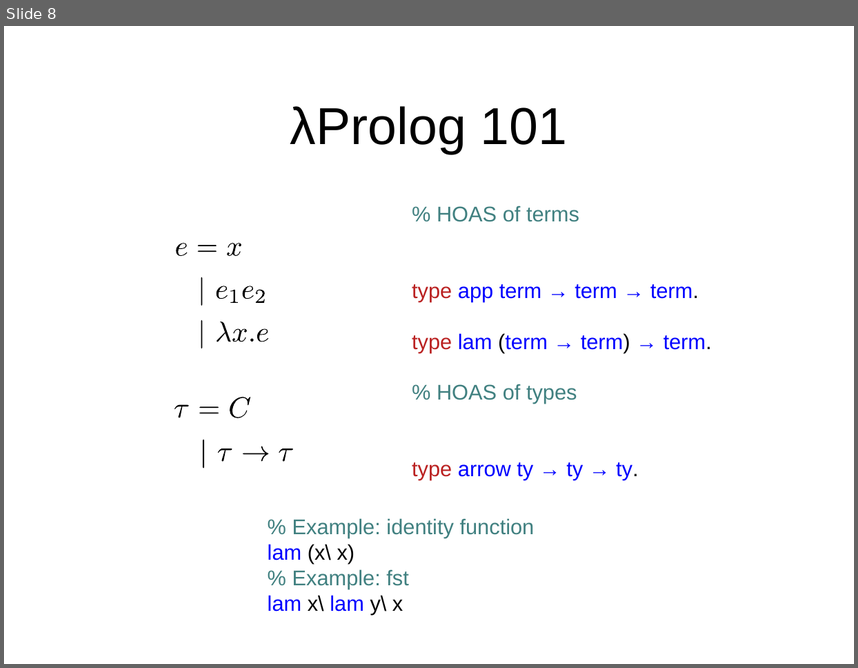
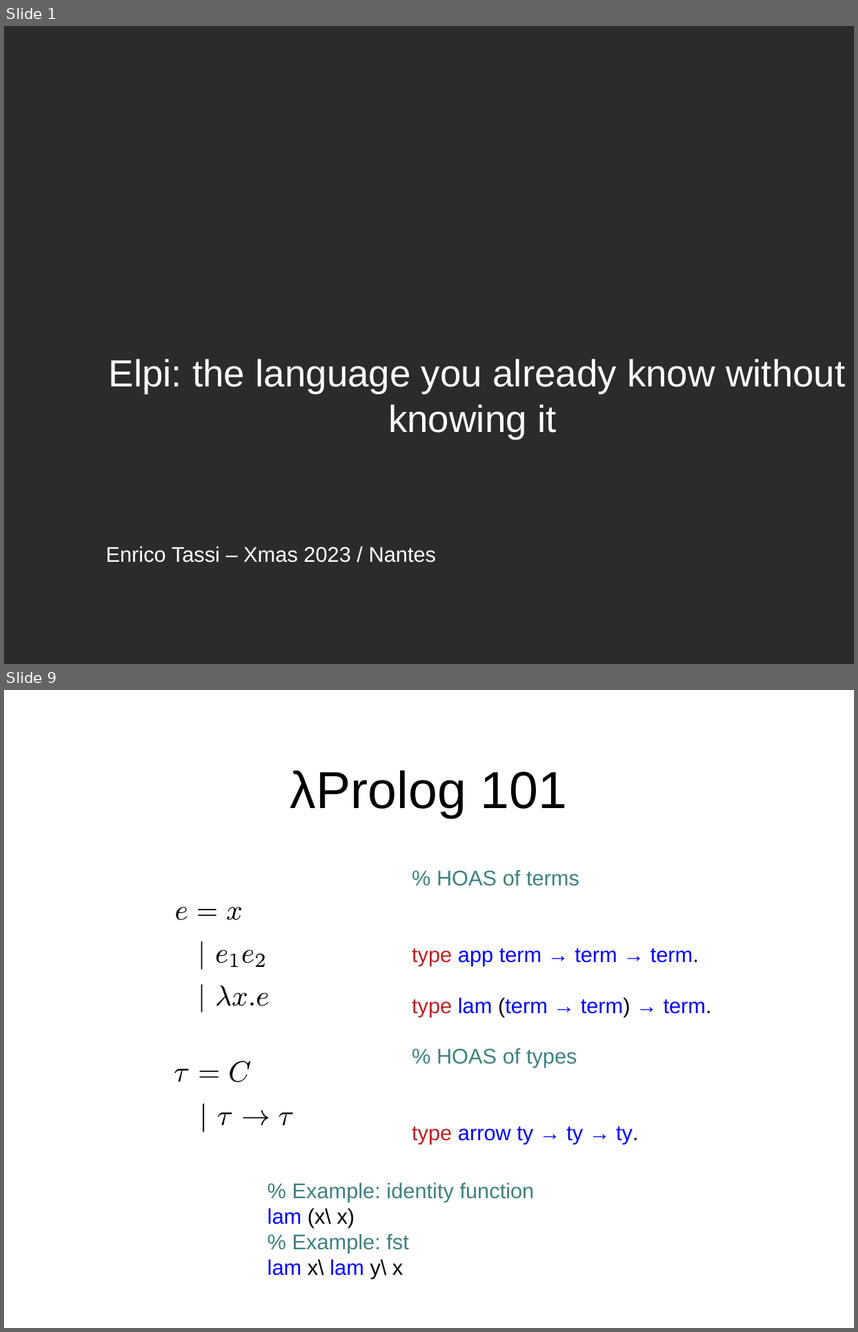
Before and after one commit to gares/demo-nantes-20-12-2023, a slide deck: slides.odp. Shown one above the other, each under a label of ours: slide 8 before the commit, slides 1 and 9 after it; the slides between them are not shown. The pictures are 858x668 and 858x1332 pixels, drawn with LibreOffice and Linux fonts; fonts in the diff are those of the drawing; background and template pictures are left out; a plain dark background stands for a picture behind light text. Boxes give left, top, right and bottom in pixels: in the first picture for what was removed or moved away, otherwise in the second. Text is boxed around its words. In the diff, an @@ line names an element or a change of style, - is before the commit and + after.

```diff
--- a/slides.odp
+++ b/slides.odp
@@ slide 1 added at box(4, 26, 854, 664), background picture (left out) @@
@@ subtitle added at box(109, 359, 845, 439), 32 pt, text #FFFFFF @@
+Elpi: the language you already know without knowing it
@@ text added at box(106, 546, 437, 562), 18 pt, text #FFFFFF @@
+Enrico Tassi – Xmas 2023 / Nantes
@@ what was slide 8 is now slide 9 @@
```
Also in this commit, not shown: 6 slides changed, 11 other slides added, 15 slides removed, 1 other file.
